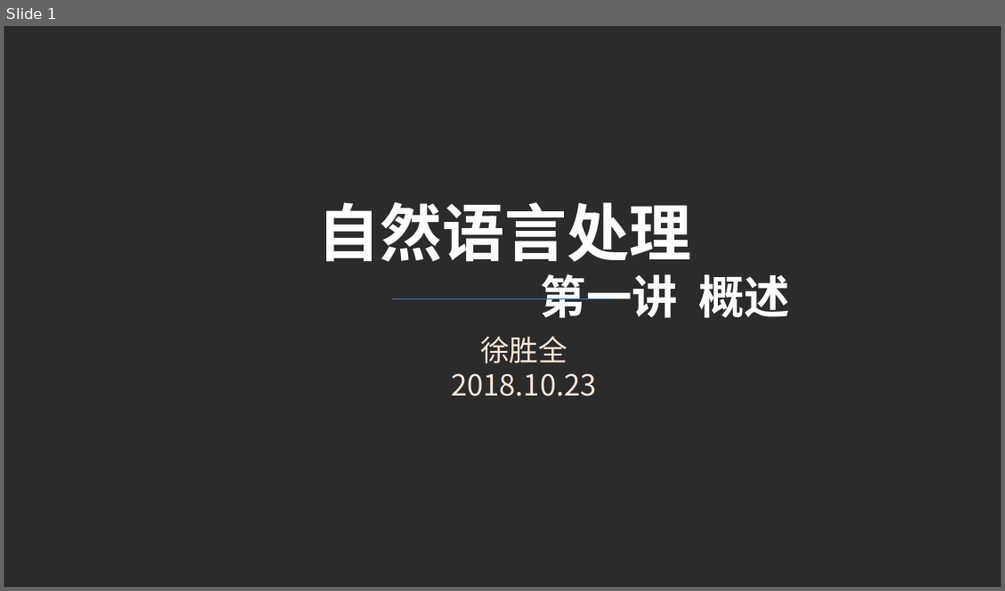
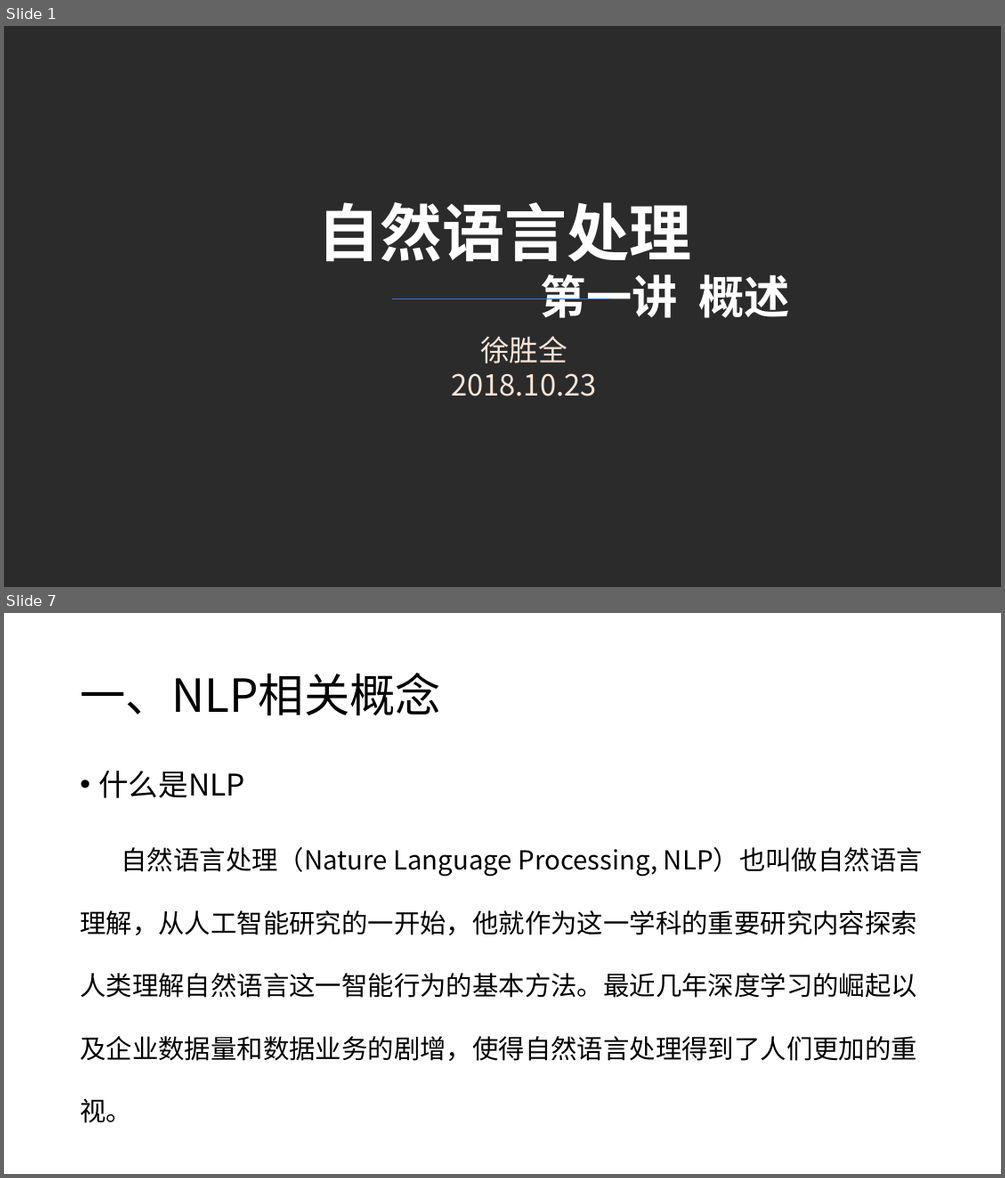
Before and after one commit to charlesXu86/Chatbot_CN, a slide deck: Chatbot_Doc/课程/自然语言处理-1.pptx. Shown one above the other, each under a label of ours: slide 1 before the commit, slides 1 and 7 after it; the slides between them are not shown. The pictures are 1005x591 and 1005x1178 pixels, drawn with LibreOffice and Linux fonts; fonts in the diff are those of the drawing; background and template pictures are left out; a plain dark background stands for a picture behind light text. Boxes give left, top, right and bottom in pixels: in the first picture for what was removed or moved away, otherwise in the second. Text is boxed around its words. In the diff, an @@ line names an element or a change of style, - is before the commit and + after.

```diff
--- a/Chatbot_Doc/课程/自然语言处理-1.pptx
+++ b/Chatbot_Doc/课程/自然语言处理-1.pptx
@@ slide 7 added at (4,613,1001,1174), background #FFFFFF @@
@@ title added at (80,673,441,715), 44 pt, text #000000 @@
+一、NLP相关概念
@@ text added at (80,771,922,1123), 25.2 pt, text #000000 @@
+• 什么是NLP
+自然语言处理（Nature Language Processing, NLP）也叫做自然语言理解，从人工智能研究的一开始，他就作为这一学科的重要研究内容探索人类理解自然语言这一智能行为的基本方法。最近几年深度学习的崛起以及企业数据量和数据业务的剧增，使得自然语言处理得到了人们更加的重视。
```
Also in this commit, not shown: 16 other slides added.
